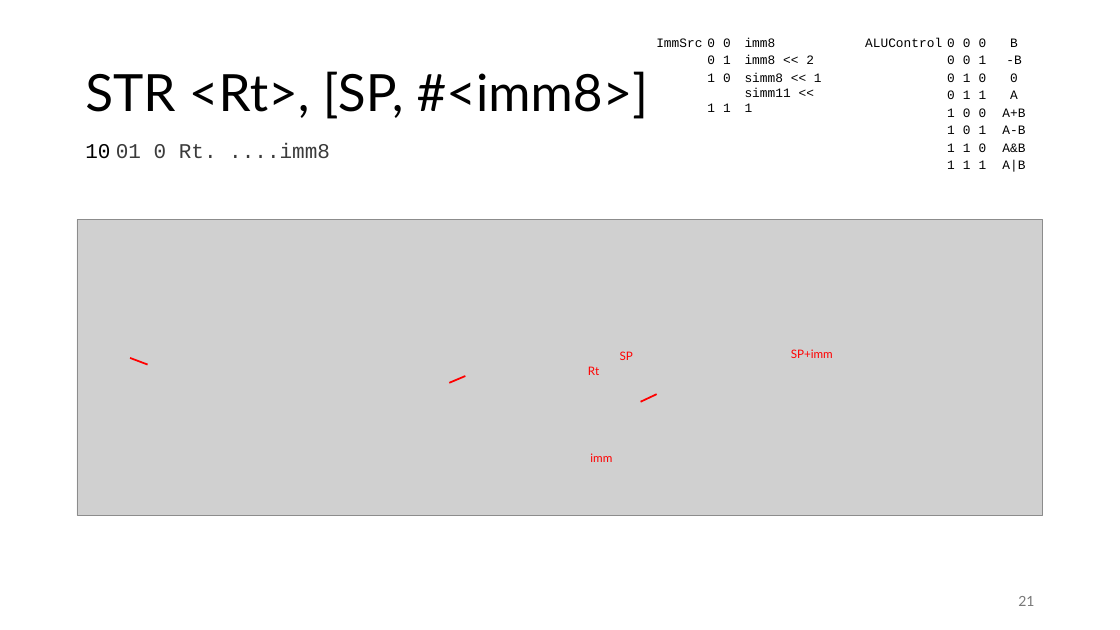
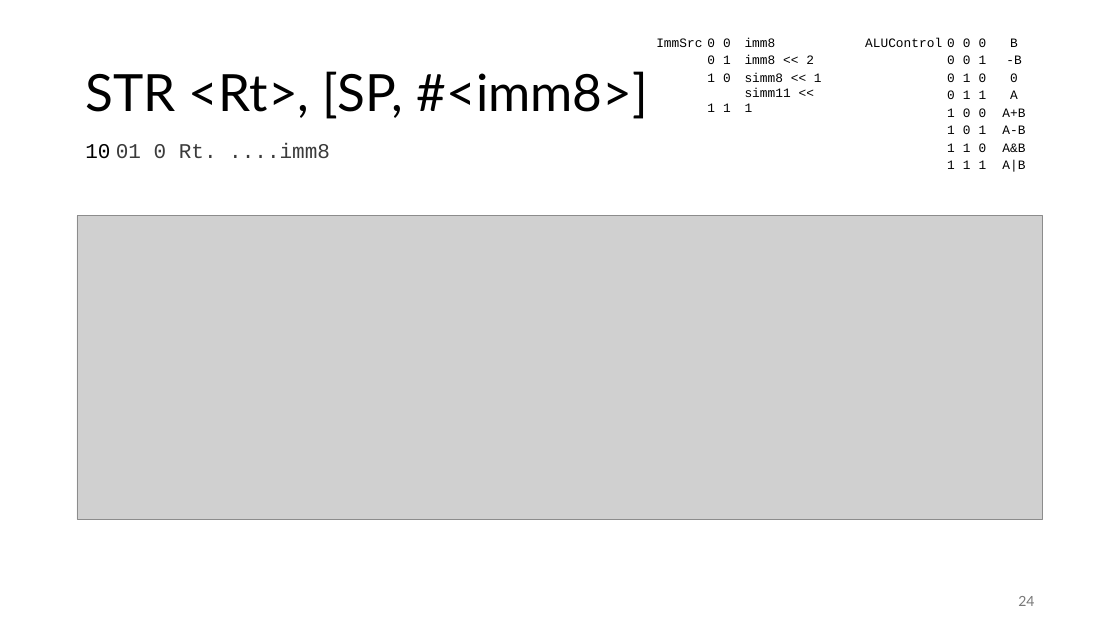
Before and after one commit to FrankBau/xetroc, a slide deck: slide 24 of xetroc.pptx (slide 21 before the commit). Drawn at 1120x630 pixels with LibreOffice and Linux fonts; fonts in the diff are those of the drawing; grey boxes stand for pictures. Boxes give left, top, right and bottom in pixels: in the first picture for what was removed or moved away, otherwise in the second. Text is boxed around its words. In the diff, an @@ line names an element or a change of style, - is before the commit and + after.

```diff
--- a/xetroc.pptx
+++ b/xetroc.pptx
@@ picture: place and size @@
-picture at box(77, 220, 1044, 516)
+picture at box(77, 216, 1044, 519)
@@ line removed from (148, 365) to (130, 358) @@
@@ text removed at box(620, 351, 633, 360) @@
-SP
@@ text removed at box(791, 349, 833, 358) @@
-SP+imm
@@ line removed from (465, 376) to (450, 383) @@
@@ text removed at box(588, 366, 599, 375) @@
-Rt
@@ line removed from (657, 394) to (641, 402) @@
@@ text removed at box(590, 453, 612, 462) @@
-imm
@@ page number at box(1018, 596, 1034, 606): text changed @@
-21
+24
```
Also in this commit, not shown: 12 other slides changed, 3 slides added, 4 other files.
